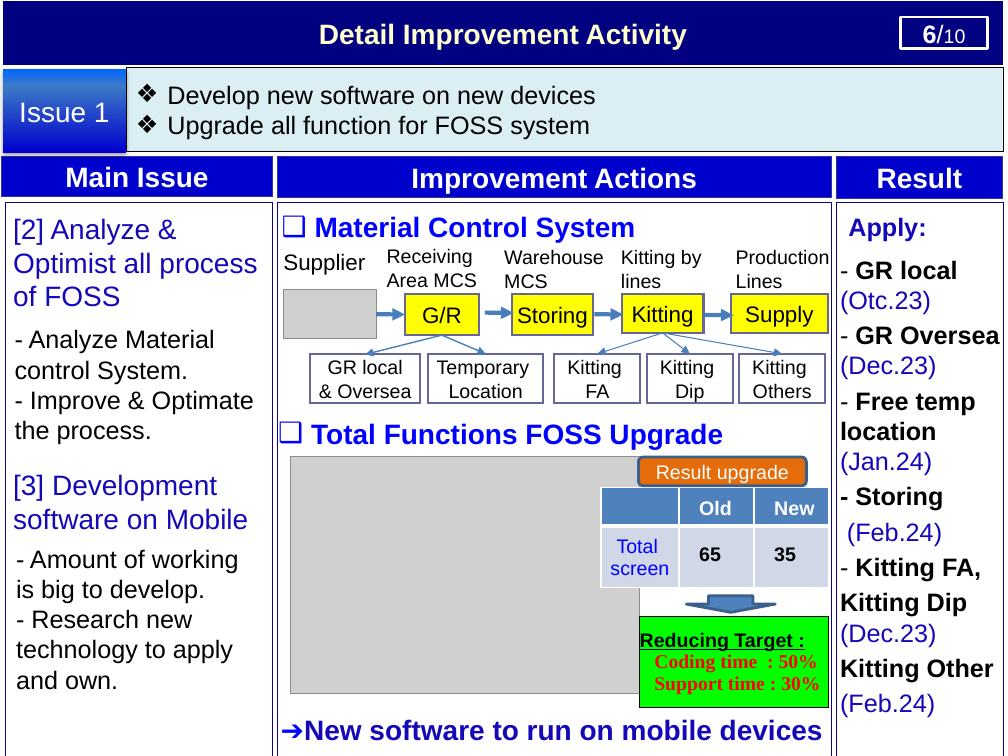
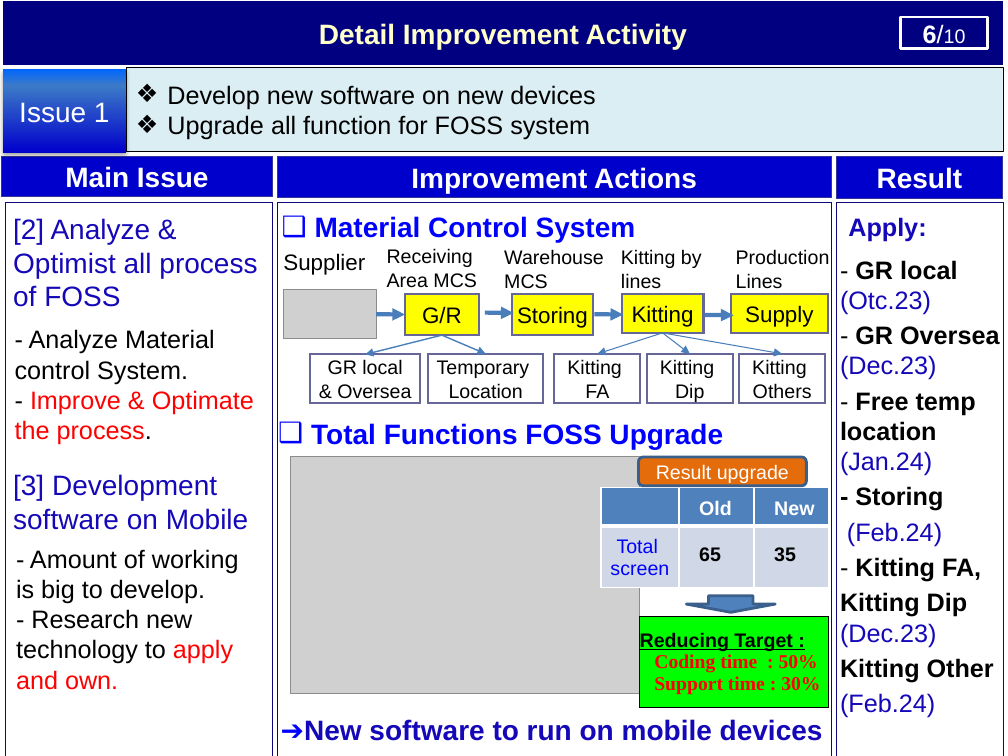
Before and after one commit to thietbicongnghevietnam/ReportPSNV, a slide deck: slide 7 of Report_test.pptx. Drawn at 1008x756 pixels with LibreOffice and Linux fonts; fonts in the diff are those of the drawing; grey boxes stand for pictures. Boxes give left, top, right and bottom in pixels: in the first picture for what was removed or moved away, otherwise in the second. Text is boxed around its words. In the diff, an @@ line names an element or a change of style, - is before the commit and + after.

```diff
--- a/Report_test.pptx
+++ b/Report_test.pptx
@@ text at bbox=[15, 390, 254, 445]: text colour #000000 to #FF0000 in "Improve & Optimate the process." @@
@@ text at bbox=[16, 609, 233, 690]: text colour #000000 to #FF0000 in "apply and own." @@
```
Also in this commit, not shown: 4 other slides changed.
